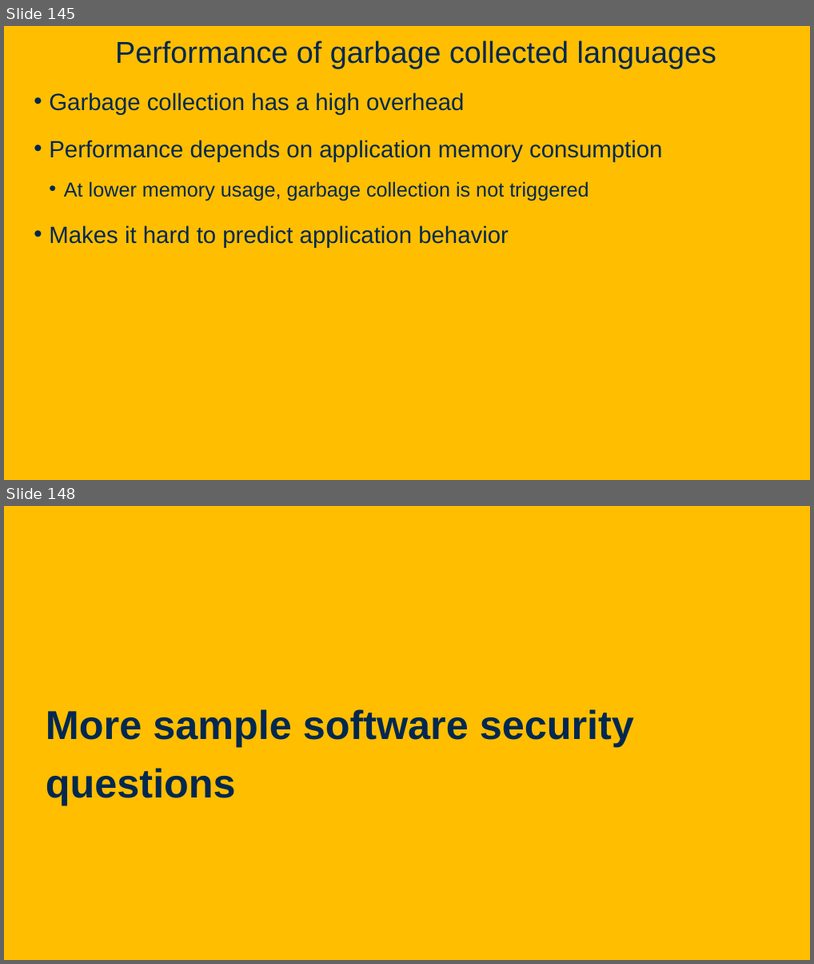
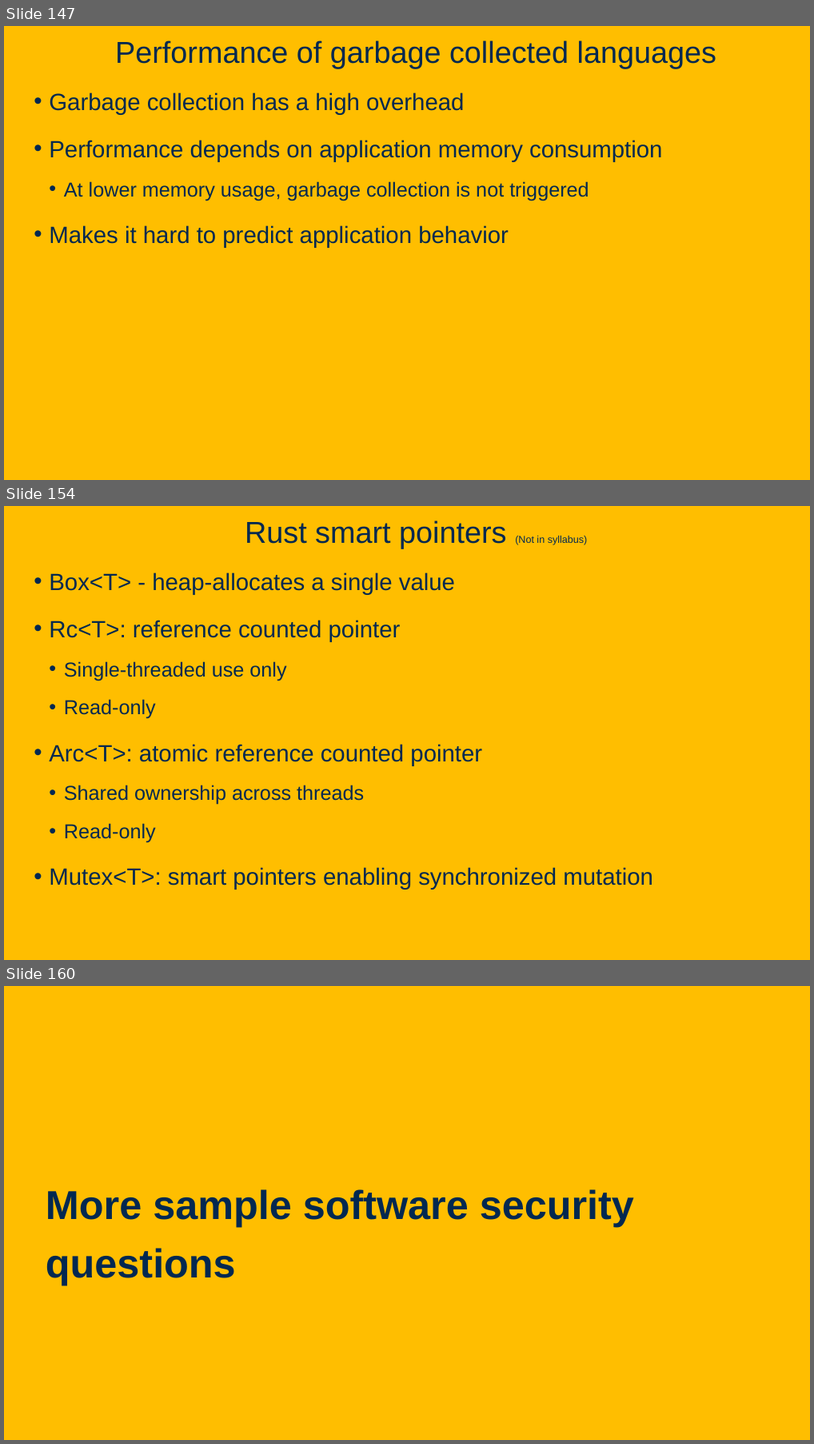
Before and after one commit to davsec-teaching/ecs160-f25, a slide deck: slides/9_software_security.pptx. Shown one above the other, each under a label of ours: slides 145 and 148 before the commit, slides 147, 154 and 160 after it; the slides between them are not shown. The pictures are 814x964 and 814x1444 pixels, drawn with LibreOffice and Linux fonts; fonts in the diff are those of the drawing; background and template pictures are left out. Boxes give left, top, right and bottom in pixels: in the first picture for what was removed or moved away, otherwise in the second. Text is boxed around its words. In the diff, an @@ line names an element or a change of style, - is before the commit and + after.

```diff
--- a/slides/9_software_security.pptx
+++ b/slides/9_software_security.pptx
@@ slide 154 added at [4,506,810,960], background picture (left out) @@
@@ title added at [245,520,588,548], 36 pt, text #022850 @@
+Rust smart pointers (Not in syllabus)
@@ text added at [49,572,654,889], 28 pt, text #022850 @@
+• Box<T> - heap-allocates a single value
+• Rc<T>: reference counted pointer
+  • Single-threaded use only
+  • Read-only
+• Arc<T>: atomic reference counted pointer
+  • Shared ownership across threads
+  • Read-only
+• Mutex<T>: smart pointers enabling synchronized mutation
@@ what was slide 145 is now slide 147 @@
@@ what was slide 148 is now slide 160 @@
```
Also in this commit, not shown: 1 slide changed, 12 other slides added, 1 slide removed.
